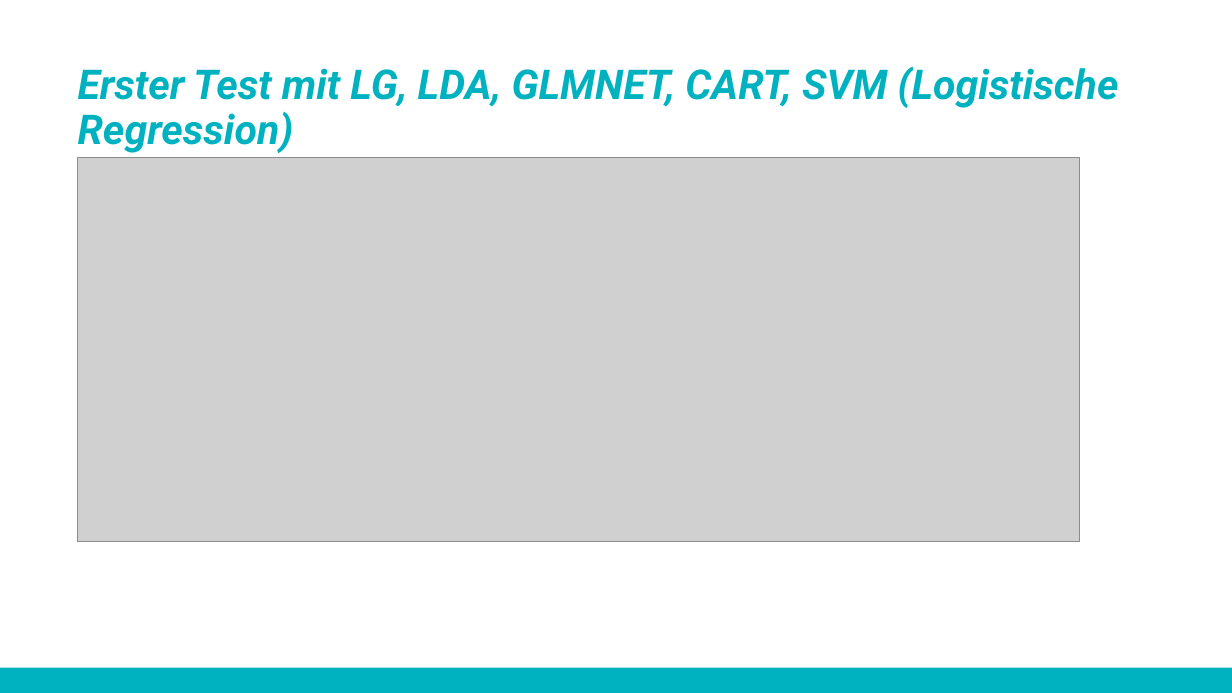
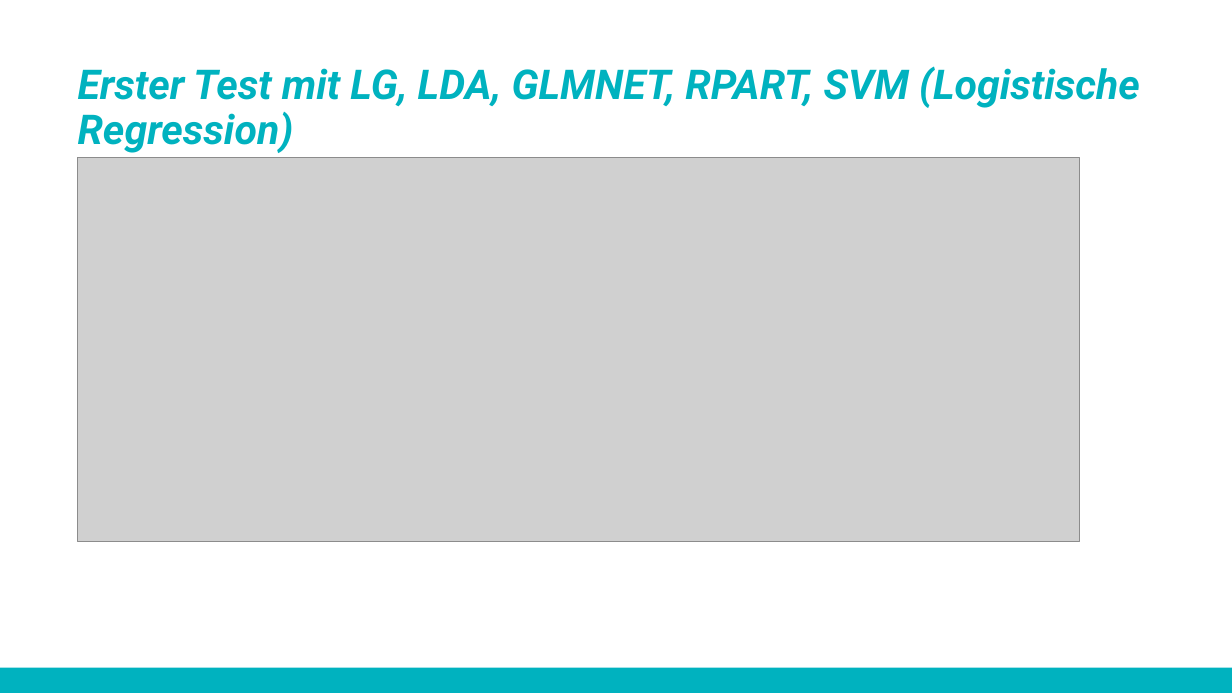
Before and after one commit to uwalcher/Fallstudie-blood-donation, a slide deck: slide 12 of Fallstudie final 1.pptx. Drawn at 1232x693 pixels with LibreOffice and Linux fonts; fonts in the diff are those of the drawing; grey boxes stand for pictures; background and template pictures are left out. Boxes give left, top, right and bottom in pixels: in the first picture for what was removed or moved away, otherwise in the second. Text is boxed around its words. In the diff, an @@ line names an element or a change of style, - is before the commit and + after.

Commit message:
RPART angepasst

```diff
--- a/Fallstudie final 1.pptx
+++ b/Fallstudie final 1.pptx
@@ title at <box>78,66,1140,153</box>: text changed @@
-Erster Test mit LG, LDA, GLMNET, CART, SVM (Logistische Regression)
+Erster Test mit LG, LDA, GLMNET, RPART, SVM (Logistische Regression)
```
Also in this commit, not shown: 3 other slides changed.
